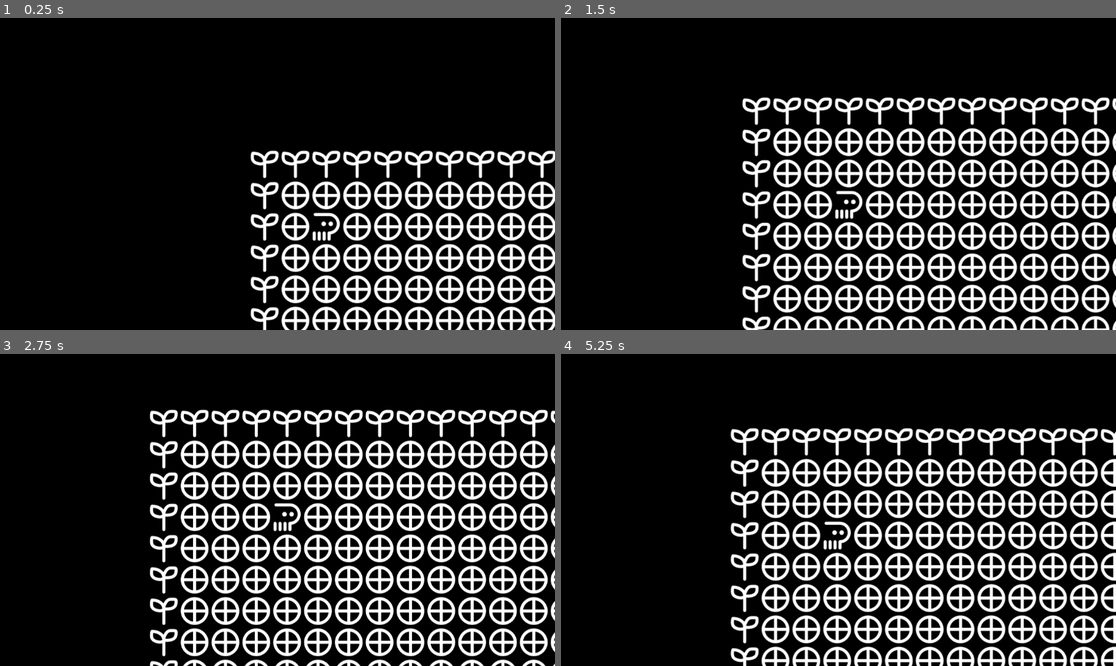
Above: before the commit, frames 1-4 (two rows, left to right).
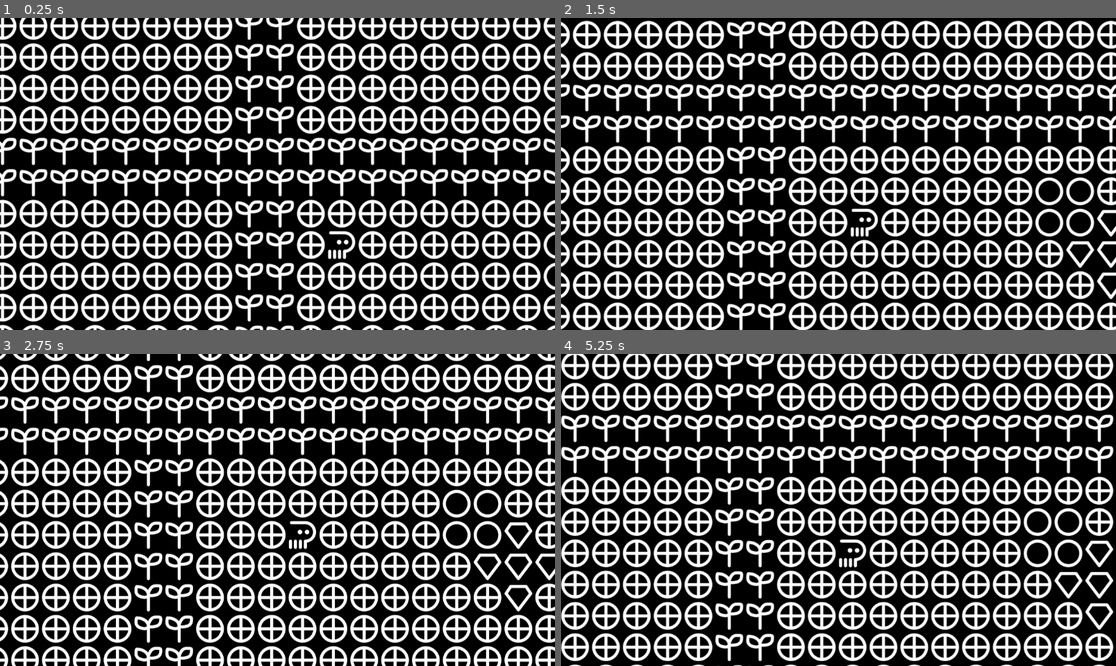
Above: after the commit, the same moments.

Repository: samgcode/text-based-jam-2026
Game: Godot game, scene res://game.tscn
Same seed, same stepped clock (60 frames per second), same inputs: the game is played once before the commit and once after it.
Inputs:
- Up to frame 1 (0.25 s): no input
- Up to frame 2 (1.5 s): hold Right (right) 0.53-1.28 s; hold Down (down) from 1.28 s (still down)
- Up to frame 3 (2.75 s): release Down (down) at 2.03 s; hold Right (right) from 2.03 s (still down)
- Up to frame 4 (5.25 s): release Right (right) at 2.78 s; hold Up (up) 2.78-3.53 s; hold Left (left) 3.53-5.03 s; hold Down (down) from 5.03 s (still down)

The runs differ from the first frame. In frame 1, 51% of the frame differs, in the area x 0-100%, y 0-100%; in frame 2, 55%; in frame 3, 56%; in frame 4, 56%.

Commit message:
display optimization, collidable objects
# only draw visible section of map
+ add map property for collidable tiles

Diff:
--- a/game.gd
+++ b/game.gd
@@ -8,6 +8,8 @@
 const LEFT = "left"
 const RIGHT = "right"
 
+const visible_radius = Vector2(13, 8);
+
 var types = {}
 
 var init_map;
@@ -16,6 +18,7 @@
 var map_width;
 
 var player;
+var collidable;
 
 var player_pos: Vector2 = Vector2(2, 2)
 var camera_target: Vector2 = Vector2(0, 0)
@@ -28,7 +31,9 @@
 	map = init_map.duplicate(true)
 	map_height = map.size()
 	map_width = map[0].size()
+
 	player = map_data["player"]
+	collidable = map_data["collidable"]
 
 	map[player_pos.y][player_pos.x] = player
 	update_map()
@@ -51,7 +56,7 @@
 func update_player(input_dir: Vector2):
 	map[player_pos.y][player_pos.x] = init_map[player_pos.y][player_pos.x]
 	player_pos += input_dir
-	if map[player_pos.y][player_pos.x] != 0:
+	if collidable.has(map[player_pos.y][player_pos.x]):
 		player_pos -= input_dir
 	camera_target = player_pos * 64 + Vector2(32, 32)
 	map[player_pos.y][player_pos.x] = player
@@ -59,9 +64,9 @@
 
 func update_map():
 	var map_text: String = ""
-	for row in range(0, map.size()):
-		for col in range(0, map[row].size()):
-			var tile = map[row][col]
+	for row in range(player_pos.y-visible_radius.y, player_pos.y+visible_radius.y):
+		for col in range(player_pos.x-visible_radius.x, player_pos.x+visible_radius.x):
+			var tile = map[row%map_height][col%map_width]
 			if types.has(tile):
 				map_text += types[tile]
 			else:
@@ -71,3 +76,4 @@
 		map_text += "\n"
 
 	$Map.text = map_text
+	$Map.position = camera_target - visible_radius*64
--- a/read_files.gd
+++ b/read_files.gd
@@ -47,17 +47,20 @@
 					map[y].append(tile.to_int())
 
 	var player
+	var collidable
 	for i in properties:
 		if range(types_start, types_end).has(i) || range(map_start, map_end).has(i): continue
 		var line = lines[i].split(":")
 		match line[0]:
 			"player": player = line[1].to_int()
+			"collidable": collidable = array_to_int(line[1].split(","))
 			_: print("Property %s not defined" % line[0])
 
 	return {
 		"map": map,
 		"types": types,
 		"player": player,
+		"collidable": collidable,
 	}
 
 # https://regexr.com/ (use PCRE engine)
@@ -71,3 +74,13 @@
 func split_regex(string: String, regex: String) -> Array:
 	var string_ = replace_regex(string, regex, 'ඞ')
 	return string_.split('ඞ')
+
+func array_to_int(arr: Array[String]) -> Array:
+	var output = []
+	for x in range(0, arr.size()):
+		var item = arr[x]
+		if !item.is_valid_int():
+			print("ERROR: non number value")
+		else:
+			output.append(item.to_int())
+	return output
Not shown, changed: map.txt
